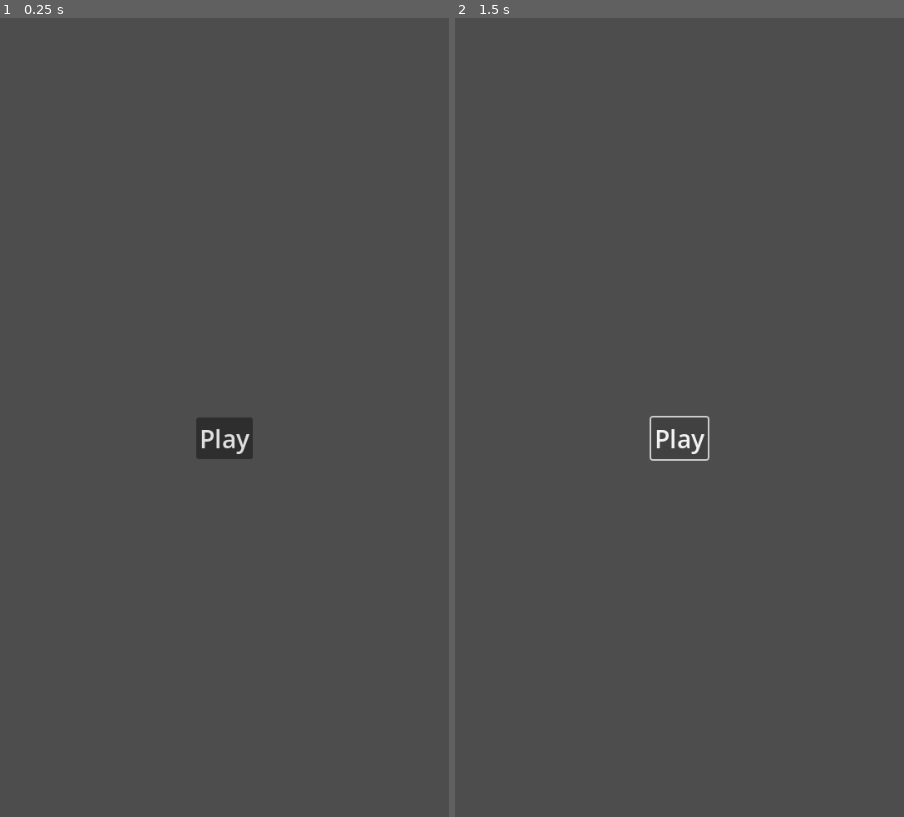
Above: before the commit, frames 1-2 (left to right).
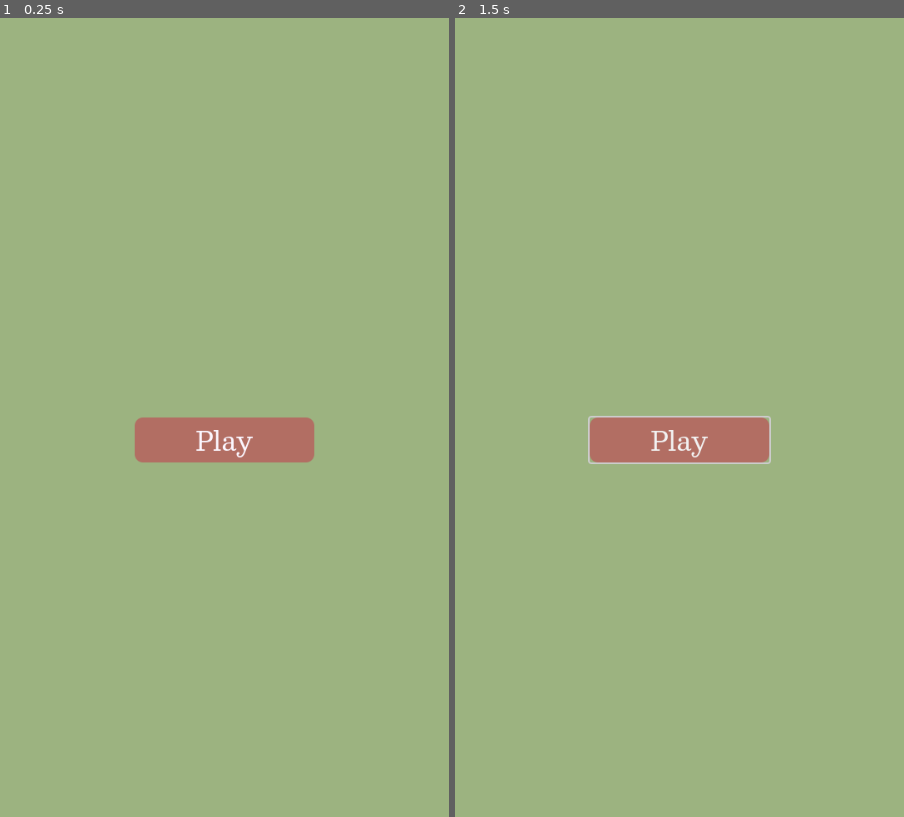
Above: after the commit, the same moments.

Repository: Voklen/Go-spot
Game: Godot game, scene res://scenes/main.tscn
Same seed, same stepped clock (60 frames per second), same inputs: the game is played once before the commit and once after it.
Inputs:
- Up to frame 1 (0.25 s): no input
- Up to frame 2 (1.5 s): click "Play" at 0.5 s; click "Play" at 1.25 s

The runs differ from the first frame. In frame 1, 100% of the frame differs, in the area x 0-100%, y 0-100%; in frame 2, 100%.

Commit message:
Do more stuff

Diff:
--- a/assets/theme.tres
+++ b/assets/theme.tres
@@ -1,4 +1,32 @@
-[gd_resource type="Theme" format=3 uid="uid://cw3rcnetcrxlr"]
+[gd_resource type="Theme" load_steps=5 format=3 uid="uid://cw3rcnetcrxlr"]
+
+[ext_resource type="FontFile" uid="uid://lqt1vksx85s2" path="res://assets/Besley-Regular.woff2" id="1_cebvx"]
+
+[sub_resource type="StyleBoxFlat" id="StyleBoxFlat_hmnuk"]
+bg_color = Color(0.698039, 0.431373, 0.388235, 1)
+corner_radius_top_left = 10
+corner_radius_top_right = 10
+corner_radius_bottom_right = 10
+corner_radius_bottom_left = 10
+
+[sub_resource type="StyleBoxFlat" id="StyleBoxFlat_6vpq5"]
+bg_color = Color(0.698039, 0.431373, 0.388235, 1)
+corner_radius_top_left = 10
+corner_radius_top_right = 10
+corner_radius_bottom_right = 10
+corner_radius_bottom_left = 10
+
+[sub_resource type="StyleBoxFlat" id="StyleBoxFlat_25mih"]
+bg_color = Color(0.396078, 0.298039, 0.309804, 1)
+corner_radius_top_left = 10
+corner_radius_top_right = 10
+corner_radius_bottom_right = 10
+corner_radius_bottom_left = 10
 
 [resource]
-default_font_size = 30
+default_font = ExtResource("1_cebvx")
+Button/colors/font_color = Color(0.988235, 0.968627, 1, 1)
+Button/font_sizes/font_size = 32
+Button/styles/hover = SubResource("StyleBoxFlat_hmnuk")
+Button/styles/normal = SubResource("StyleBoxFlat_6vpq5")
+Button/styles/pressed = SubResource("StyleBoxFlat_25mih")
--- /dev/null
+++ b/scenes/board.tscn
@@ -0,0 +1,34 @@
+[gd_scene load_steps=2 format=3 uid="uid://bfvadtstuspfn"]
+
+[ext_resource type="PackedScene" uid="uid://tvqpwjakhb6b" path="res://scenes/tile.tscn" id="1_xdw5v"]
+
+[node name="board" type="Control"]
+layout_mode = 3
+anchors_preset = 15
+anchor_right = 1.0
+anchor_bottom = 1.0
+grow_horizontal = 2
+grow_vertical = 2
+
+[node name="GridContainer" type="GridContainer" parent="."]
+layout_mode = 1
+anchors_preset = -1
+anchor_left = 0.3
+anchor_top = 0.3
+anchor_right = 0.7
+anchor_bottom = 0.7
+grow_horizontal = 2
+grow_vertical = 2
+columns = 3
+
+[node name="tile" parent="GridContainer" instance=ExtResource("1_xdw5v")]
+layout_mode = 2
+
+[node name="tile2" parent="GridContainer" instance=ExtResource("1_xdw5v")]
+layout_mode = 2
+
+[node name="tile3" parent="GridContainer" instance=ExtResource("1_xdw5v")]
+layout_mode = 2
+
+[node name="tile4" parent="GridContainer" instance=ExtResource("1_xdw5v")]
+layout_mode = 2
--- a/scenes/main.tscn
+++ b/scenes/main.tscn
@@ -1,6 +1,7 @@
-[gd_scene load_steps=2 format=3 uid="uid://bhgkox2hy33ss"]
+[gd_scene load_steps=3 format=3 uid="uid://bhgkox2hy33ss"]
 
 [ext_resource type="Theme" uid="uid://cw3rcnetcrxlr" path="res://assets/theme.tres" id="1_ke47h"]
+[ext_resource type="Script" path="res://scripts/play_button.gd" id="2_c7oxe"]
 
 [node name="main" type="Control"]
 layout_mode = 3
@@ -11,15 +12,25 @@
 grow_vertical = 2
 theme = ExtResource("1_ke47h")
 
+[node name="ColorRect" type="ColorRect" parent="."]
+layout_mode = 1
+anchors_preset = 15
+anchor_right = 1.0
+anchor_bottom = 1.0
+grow_horizontal = 2
+grow_vertical = 2
+color = Color(0.611765, 0.701961, 0.501961, 1)
+
 [node name="Button" type="Button" parent="."]
 layout_mode = 1
 anchors_preset = -1
-anchor_left = 0.5
+anchor_left = 0.3
 anchor_top = 0.5
-anchor_right = 0.5
+anchor_right = 0.7
 anchor_bottom = 0.5
-offset_left = -4.0
-offset_right = 4.0
 offset_bottom = 8.0
 grow_horizontal = 2
 text = "Play"
+script = ExtResource("2_c7oxe")
+
+[connection signal="pressed" from="Button" to="Button" method="_on_pressed"]
--- /dev/null
+++ b/scripts/play_button.gd
@@ -0,0 +1,16 @@
+extends Button
+
+var simultaneous_scene = preload("res://scenes/board.tscn").instantiate()
+
+# Called when the node enters the scene tree for the first time.
+func _ready():
+	pass # Replace with function body.
+
+
+# Called every frame. 'delta' is the elapsed time since the previous frame.
+func _process(delta):
+	pass
+
+
+func _on_pressed():
+	get_tree().root.add_child(simultaneous_scene)
Binary file added: assets/Besley-Regular.woff2
Not shown, added: assets/Besley-Regular.woff2.import
